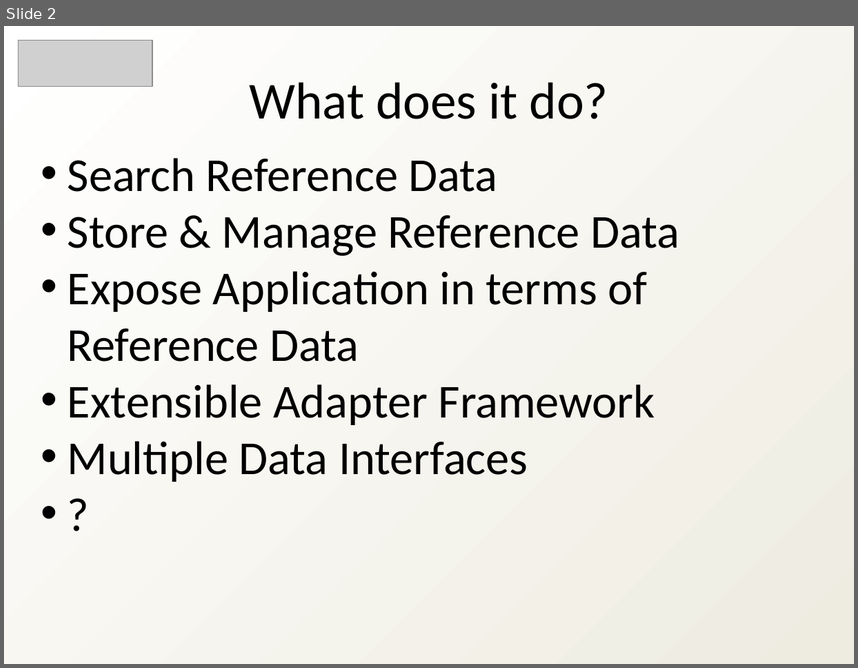
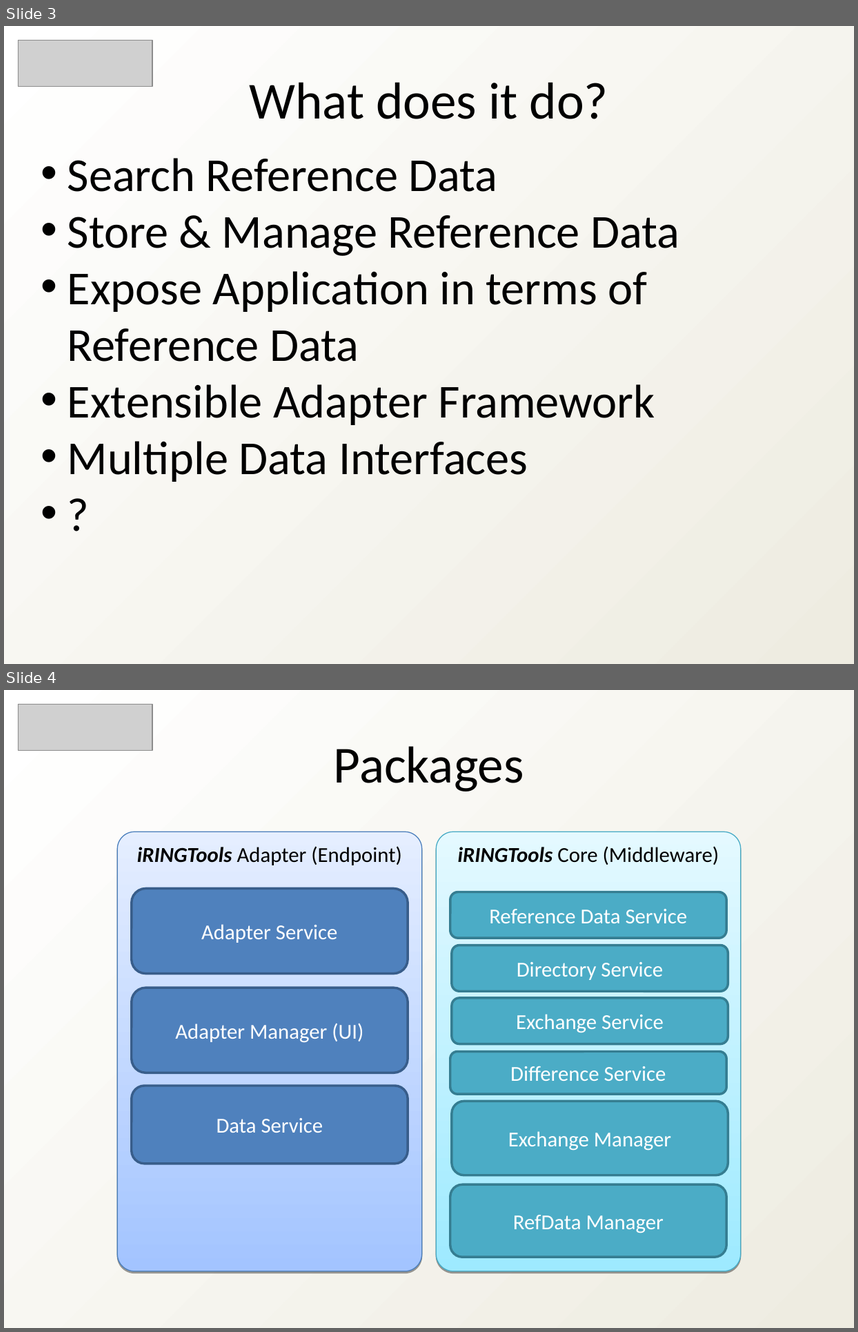
Before and after one commit to heyena/iring-tools, a slide deck: trunk/Documentation/iRINGTools_Overview_v2.1.0.ppt. Shown one above the other, each under a label of ours: slide 2 before the commit, slides 3 and 4 after it. The pictures are 858x668 and 858x1332 pixels, drawn with LibreOffice and Linux fonts; fonts in the diff are those of the drawing; grey boxes stand for pictures. Boxes give left, top, right and bottom in pixels: in the first picture for what was removed or moved away, otherwise in the second. Text is boxed around its words. In the diff, an @@ line names an element or a change of style, - is before the commit and + after.

```diff
--- a/trunk/Documentation/iRINGTools_Overview_v2.1.0.ppt
+++ b/trunk/Documentation/iRINGTools_Overview_v2.1.0.ppt
@@ slide 4 added at bbox=[4, 690, 854, 1328], background gradient #FFFFFF to #EEECE1 @@
@@ picture added at bbox=[18, 704, 153, 750] @@
@@ text added at bbox=[334, 746, 524, 791], 44 pt, text #000000 @@
+Packages
@@ freeform shape added at bbox=[117, 832, 421, 1272], fill gradient #A3C4FF to #E5EEFF, outline #4A7EBB 0.74 pt, 18 pt, text #000000 @@
+iRINGTools Adapter (Endpoint)
@@ freeform shape added at bbox=[436, 832, 740, 1272], fill gradient #9EEAFF to #E4F9FF, outline #46AAC5 0.74 pt, 18 pt, text #000000 @@
+iRINGTools Core (Middleware)
@@ rounded rectangle added at bbox=[132, 888, 408, 973], fill #4F81BD, outline #385D8A 2.01 pt, 18 pt, text #FFFFFF @@
+Adapter Service
@@ rounded rectangle added at bbox=[450, 891, 726, 938], fill #4BACC6, outline #357D91 2.01 pt, 18 pt, text #FFFFFF @@
+Reference Data Service
@@ rounded rectangle added at bbox=[452, 945, 728, 991], fill #4BACC6, outline #357D91 2.01 pt, 18 pt, text #FFFFFF @@
+Directory Service
@@ rounded rectangle added at bbox=[132, 987, 408, 1072], fill #4F81BD, outline #385D8A 2.01 pt, 18 pt, text #FFFFFF @@
+Adapter Manager (UI)
@@ rounded rectangle added at bbox=[452, 998, 728, 1044], fill #4BACC6, outline #357D91 2.01 pt, 18 pt, text #FFFFFF @@
+Exchange Service
@@ rounded rectangle added at bbox=[450, 1052, 726, 1094], fill #4BACC6, outline #357D91 2.01 pt, 18 pt, text #FFFFFF @@
+Difference Service
@@ rounded rectangle added at bbox=[132, 1085, 408, 1163], fill #4F81BD, outline #385D8A 2.01 pt, 18 pt, text #FFFFFF @@
+Data Service
@@ rounded rectangle added at bbox=[452, 1101, 728, 1174], fill #4BACC6, outline #357D91 2.01 pt, 18 pt, text #FFFFFF @@
+Exchange Manager
@@ rounded rectangle added at bbox=[450, 1184, 726, 1256], fill #4BACC6, outline #357D91 2.01 pt, 18 pt, text #FFFFFF @@
+RefData Manager
@@ what was slide 2 is now slide 3 @@
```
Also in this commit, not shown: 2 slides changed, 17 other slides added, 17 slides removed, 1 other file.
